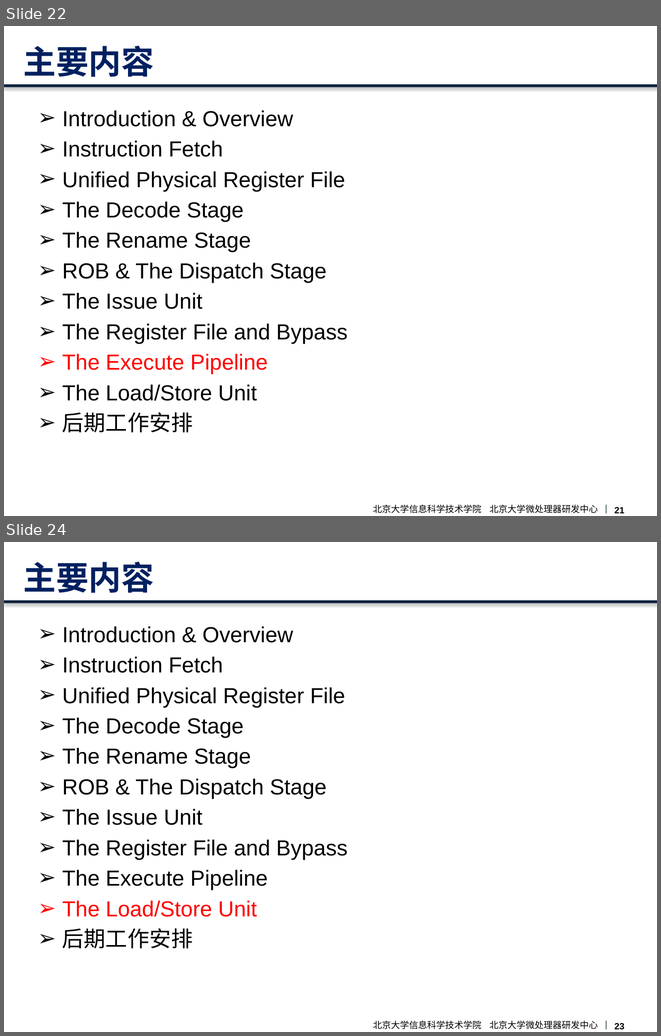
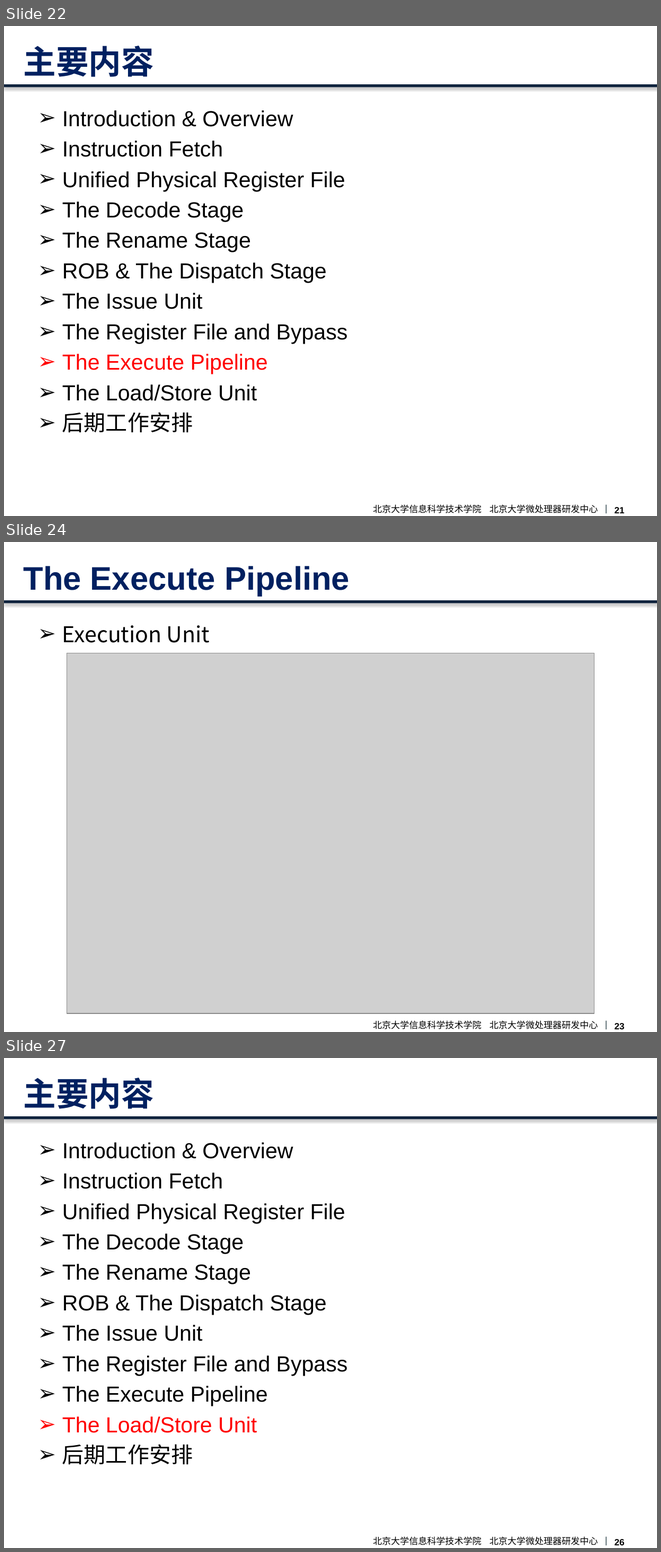
Before and after one commit to CodeATA/Docs, a slide deck: boom overview.pptx. Shown one above the other, each under a label of ours: slides 22 and 24 before the commit, slides 22, 24 and 27 after it; the slides between them are not shown. The pictures are 661x1036 and 661x1552 pixels, drawn with LibreOffice and Linux fonts; fonts in the diff are those of the drawing; grey boxes stand for pictures; background and template pictures are left out. Boxes give left, top, right and bottom in pixels: in the first picture for what was removed or moved away, otherwise in the second. Text is boxed around its words. In the diff, an @@ line names an element or a change of style, - is before the commit and + after.

```diff
--- a/boom overview.pptx
+++ b/boom overview.pptx
@@ slide 24 added at <box>4,542,657,1032</box>, background picture (left out); not listed: 4 template elements that a slide beside it also shows @@
@@ title added at <box>23,566,350,596</box>, 36 pt, text #002060, bold @@
+The Execute Pipeline
@@ text added at <box>62,625,210,643</box>, 24 pt, text #000000 @@
+➢ Execution Unit
@@ picture added at <box>67,653,593,1013</box> @@
@@ what was slide 24 is now slide 27 @@
@@ page number at <box>615,1539,625,1545</box>: text changed @@
-23
+26
```
Also in this commit, not shown: 2 slides changed, 7 other slides added.
